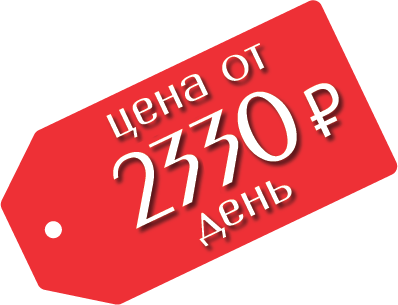
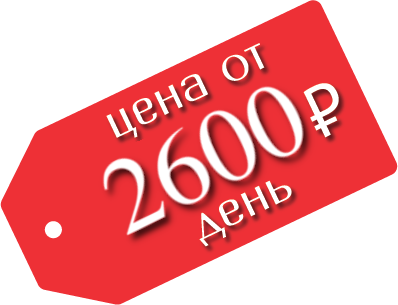
Layers edited between the first and the second 398×305 image:
added layer "2600" above "2" over [101, 85, 315, 246]
added layer "2" above "-" over [101, 85, 315, 243]
